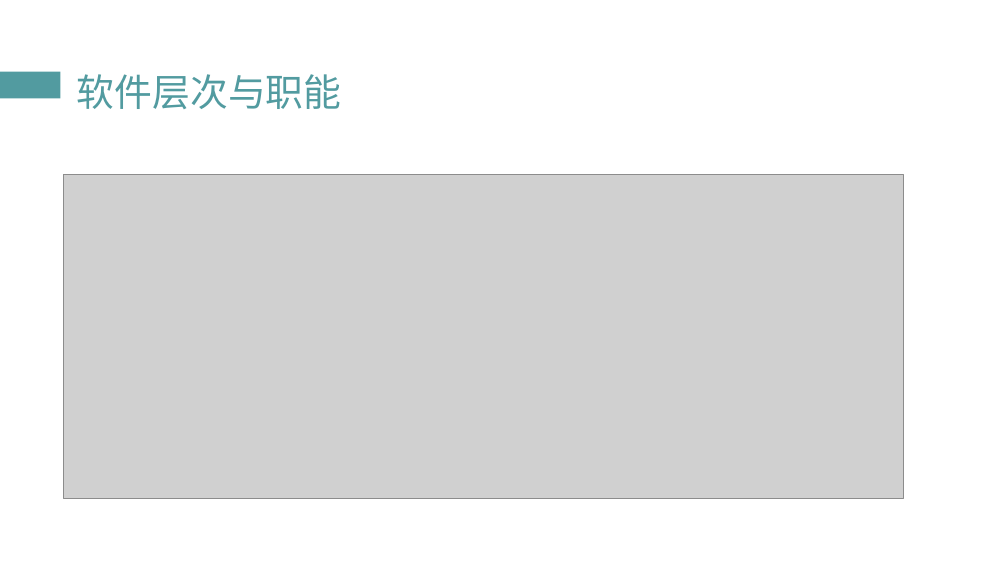
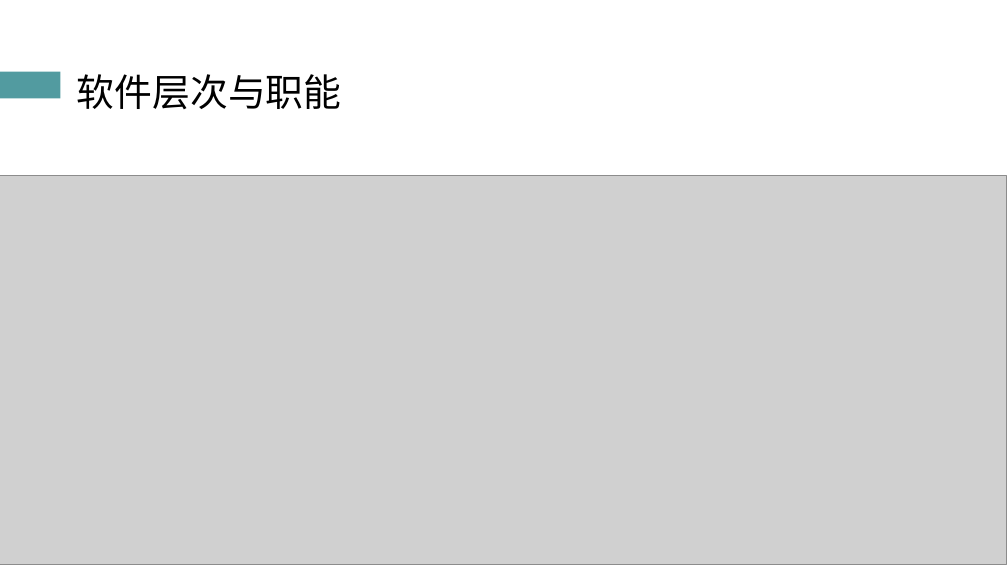
Before and after one commit to atom-chen/Main, a slide deck: slide 9 of OpenGL/答辩PPT.pptx (slide 8 before the commit). Drawn at 1008x567 pixels with LibreOffice and Linux fonts; fonts in the diff are those of the drawing; grey boxes stand for pictures. Boxes give left, top, right and bottom in pixels: in the first picture for what was removed or moved away, otherwise in the second. Text is boxed around its words. In the diff, an @@ line names an element or a change of style, - is before the commit and + after.

```diff
--- a/OpenGL/答辩PPT.pptx
+++ b/OpenGL/答辩PPT.pptx
@@ title "软件层次与职能" at (77, 74, 342, 109): text colour #529BA0 to #000000 @@
@@ picture: place and size @@
-picture at (64, 175, 903, 498)
+picture at (0, 175, 1006, 564)
```
Also in this commit, not shown: 32 other slides changed, 1 slide added, 2 other files.
